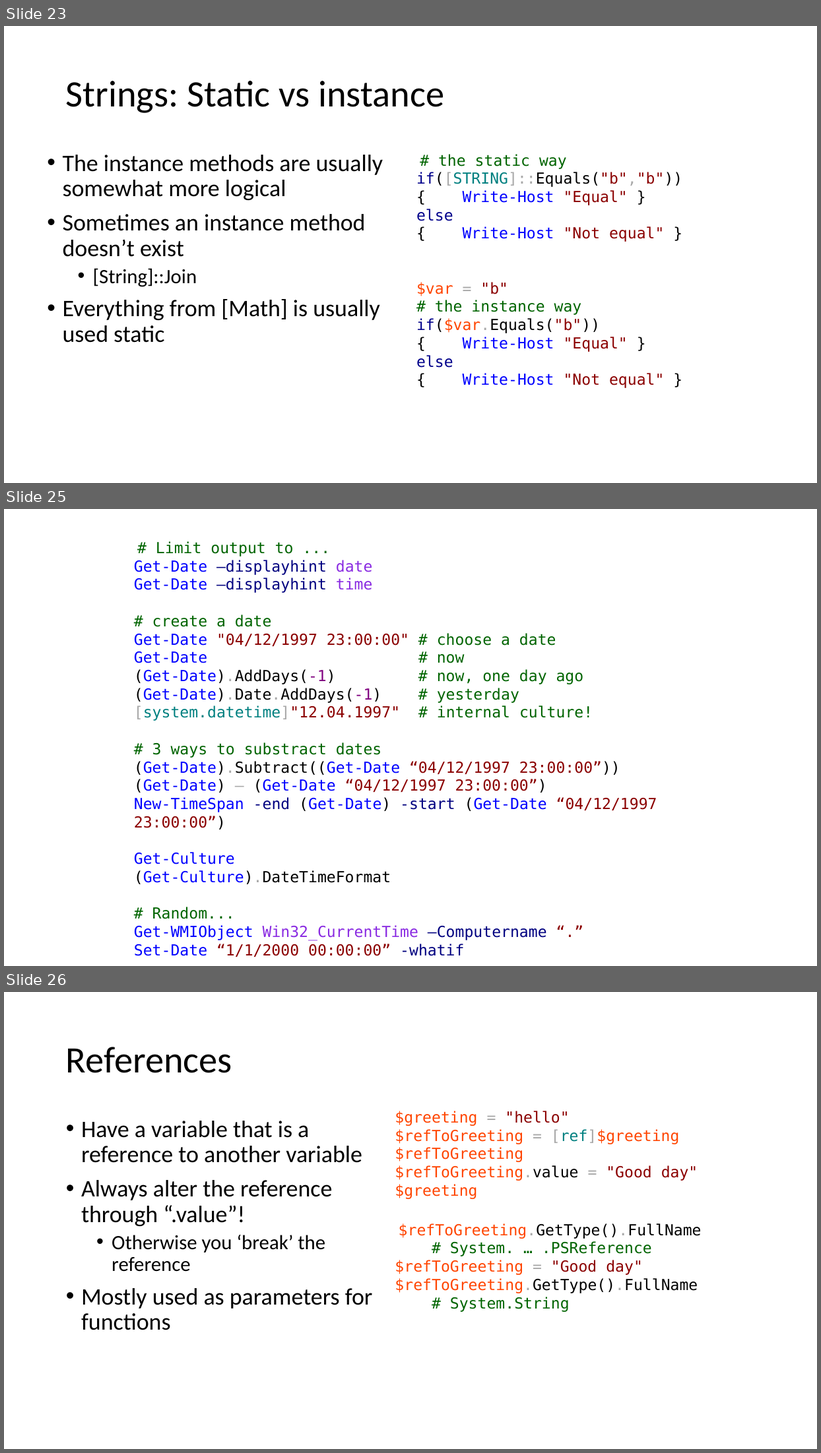
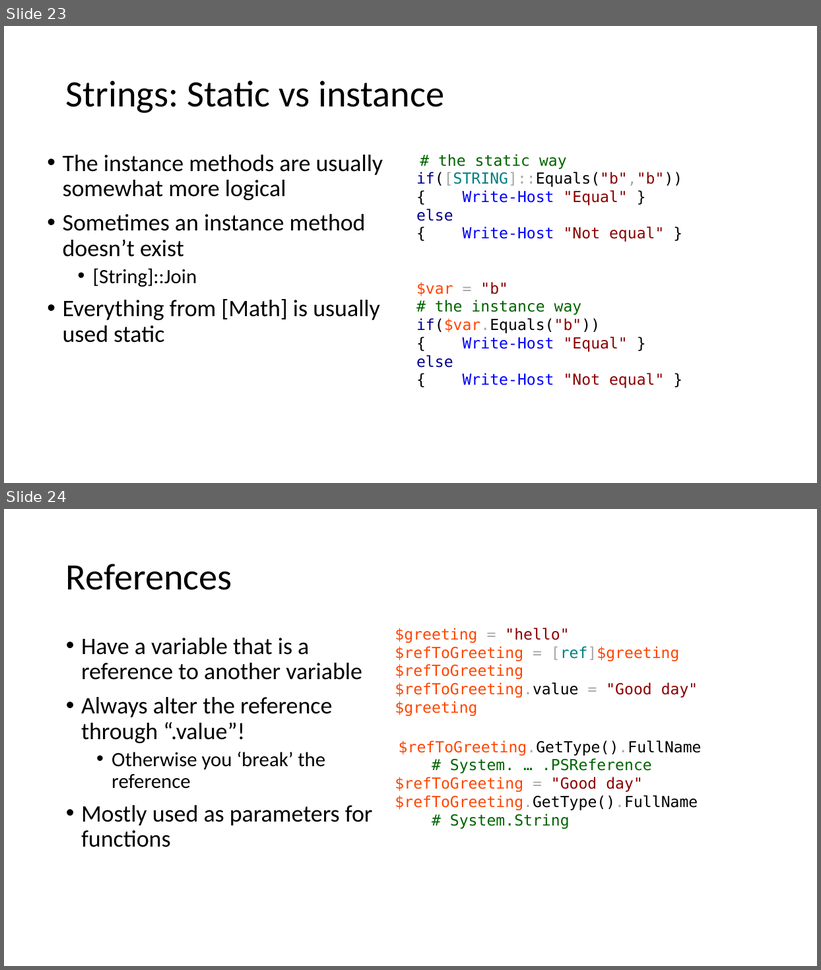
Before and after one commit to mjochen/PS-Basic-course, a slide deck: 2 - Scripting.pptx. Shown one above the other, each under a label of ours: slides 23, 25 and 26 before the commit, slides 23 and 24 after it; the slides between them are not shown. The pictures are 821x1453 and 821x970 pixels, drawn with LibreOffice and Linux fonts; fonts in the diff are those of the drawing. Boxes give left, top, right and bottom in pixels: in the first picture for what was removed or moved away, otherwise in the second. Text is boxed around its words. In the diff, an @@ line names an element or a change of style, - is before the commit and + after.

```diff
--- a/2 - Scripting.pptx
+++ b/2 - Scripting.pptx
@@ slide 25 removed at (4, 509, 817, 966), background #FFFFFF @@
@@ text removed at (134, 541, 657, 957) @@
-# Limit output to ...
-Get-Date –displayhint date
-Get-Date –displayhint time
-# create a date
-Get-Date "04/12/1997 23:00:00" # choose a date
-Get-Date # now
-(Get-Date).AddDays(-1) # now, one day ago
-(Get-Date).Date.AddDays(-1) # yesterday
-[system.datetime]"12.04.1997" # internal culture!
-# 3 ways to substract dates
-(Get-Date).Subtract((Get-Date “04/12/1997 23:00:00”))
-(Get-Date) – (Get-Date “04/12/1997 23:00:00”)
-New-TimeSpan -end (Get-Date) -start (Get-Date “04/12/1997 23:00:00”)
-Get-Culture
-(Get-Culture).DateTimeFormat
-# Random...
-Get-WMIObject Win32_CurrentTime –Computername “.”
-Set-Date “1/1/2000 00:00:00” -whatif
@@ what was slide 26 is now slide 24 @@
```
Also in this commit, not shown: 3 slides changed, 1 other slide removed, 2 other files.
